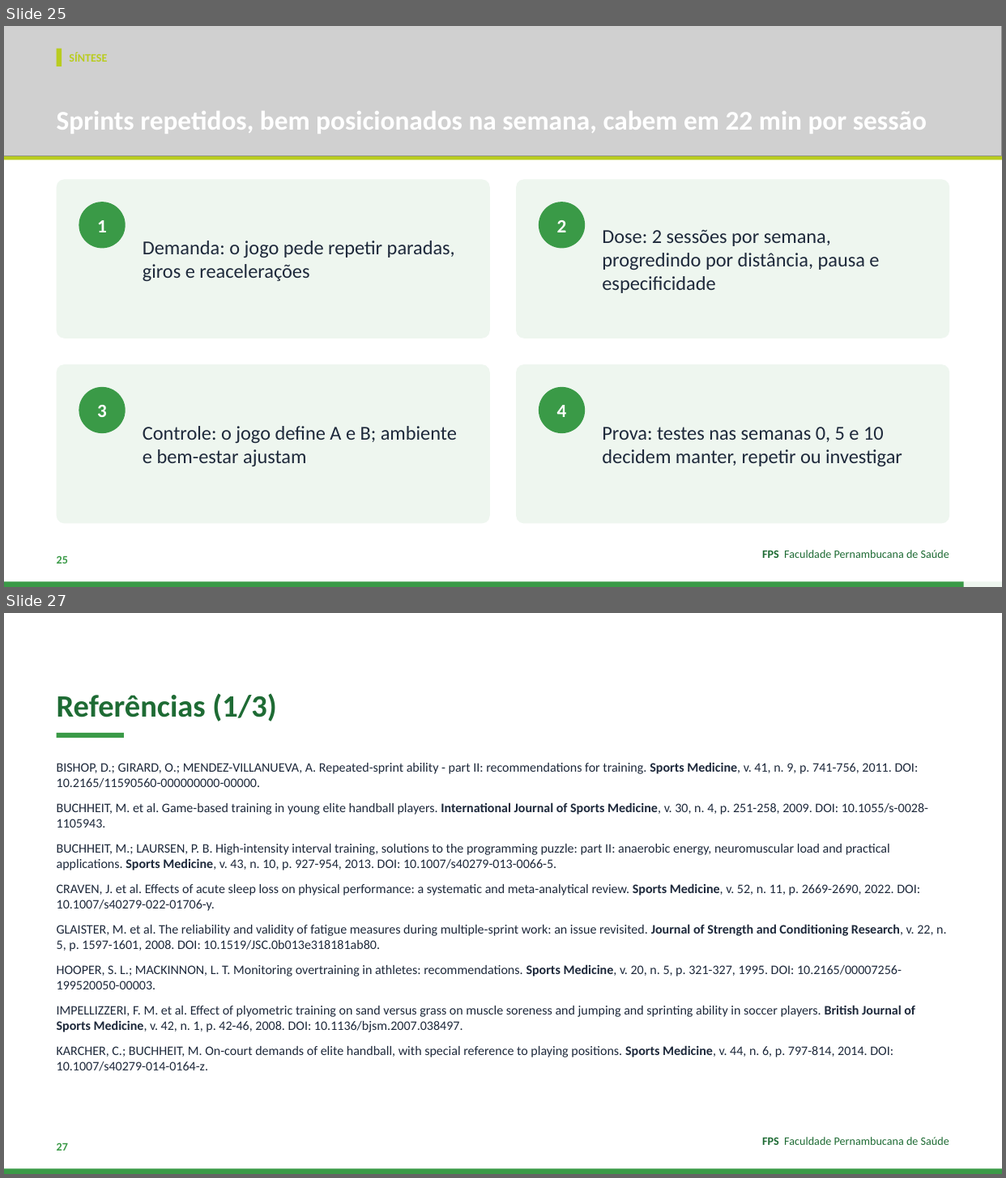
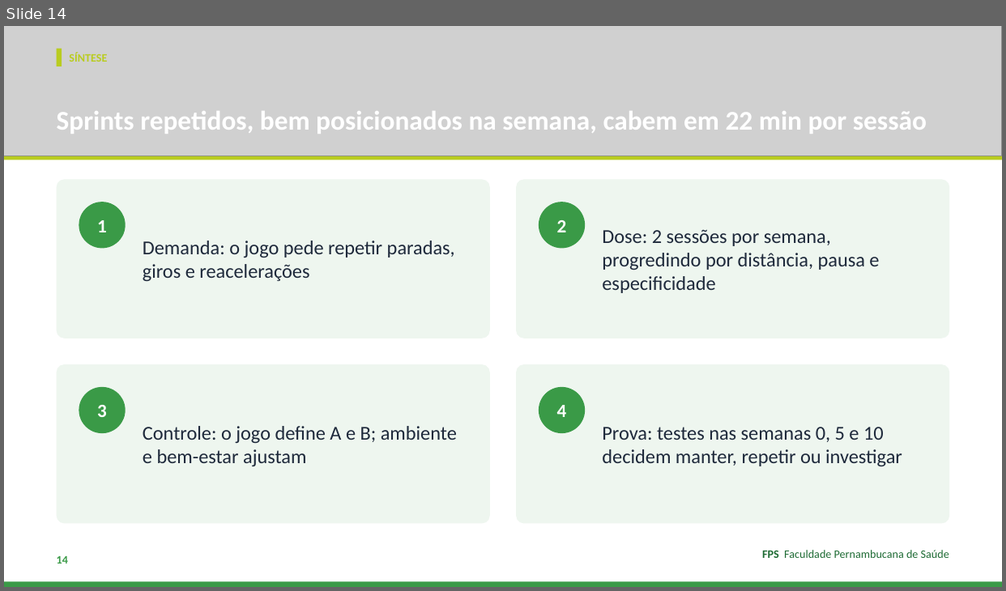
Before and after one commit to Institutomoraisandrade/CRM, a slide deck: trabalho-fps/trabalhos/2026-11-11-handebol-rsa/apresentacao.pptx. Shown one above the other, each under a label of ours: slides 25 and 27 before the commit, slide 14 after it; the slides between them are not shown. The pictures are 1006x1178 and 1006x591 pixels, drawn with LibreOffice and Linux fonts; fonts in the diff are those of the drawing; grey boxes stand for pictures. Boxes give left, top, right and bottom in pixels: in the first picture for what was removed or moved away, otherwise in the second. Text is boxed around its words. In the diff, an @@ line names an element or a change of style, - is before the commit and + after.

```diff
--- a/trabalho-fps/trabalhos/2026-11-11-handebol-rsa/apresentacao.pptx
+++ b/trabalho-fps/trabalhos/2026-11-11-handebol-rsa/apresentacao.pptx
@@ slide 27 removed at [4, 613, 1002, 1174], background #FFFFFF @@
@@ text removed at [57, 693, 276, 722] @@
-Referências (1/3)
@@ rectangle removed at [57, 733, 124, 738] @@
@@ text removed at [57, 762, 946, 1071] @@
-BISHOP, D.; GIRARD, O.; MENDEZ-VILLANUEVA, A. Repeated-sprint ability - part II: recommendations for training. Sports Medicine, v. 41, n. 9, p. 741-756, 2011. DOI: 10.2165/11590560-000000000-00000.
-BUCHHEIT, M. et al. Game-based training in young elite handball players. International Journal of Sports Medicine, v. 30, n. 4, p. 251-258, 2009. DOI: 10.1055/s-0028-1105943.
-BUCHHEIT, M.; LAURSEN, P. B. High-intensity interval training, solutions to the programming puzzle: part II: anaerobic energy, neuromuscular load and practical applications. Sports Medicine, v. 43, n. 10, p. 927-954, 2013. DOI: 10.1007/s40279-013-0066-5.
-CRAVEN, J. et al. Effects of acute sleep loss on physical performance: a systematic and meta-analytical review. Sports Medicine, v. 52, n. 11, p. 2669-2690, 2022. DOI: 10.1007/s40279-022-01706-y.
-GLAISTER, M. et al. The reliability and validity of fatigue measures during multiple-sprint work: an issue revisited. Journal of Strength and Conditioning Research, v. 22, n. 5, p. 1597-1601, 2008. DOI: 10.1519/JSC.0b013e318181ab80.
-HOOPER, S. L.; MACKINNON, L. T. Monitoring overtraining in athletes: recommendations. Sports Medicine, v. 20, n. 5, p. 321-327, 1995. DOI: 10.2165/00007256-199520050-00003.
-IMPELLIZZERI, F. M. et al. Effect of plyometric training on sand versus grass on muscle soreness and jumping and sprinting ability in soccer players. British Journal of Sports Medicine, v. 42, n. 1, p. 42-46, 2008. DOI: 10.1136/bjsm.2007.038497.
-KARCHER, C.; BUCHHEIT, M. On-court demands of elite handball, with special reference to playing positions. Sports Medicine, v. 44, n. 6, p. 797-814, 2014. DOI: 10.1007/s40279-014-0164-z.
@@ text removed at [57, 1143, 68, 1151] @@
-27
@@ text removed at [762, 1137, 949, 1145] @@
-FPS Faculdade Pernambucana de Saúde
@@ rectangle removed at [4, 1169, 1002, 1174] @@
@@ what was slide 25 is now slide 14 @@
@@ slide 14 changed as well @@
@@ text at [57, 557, 68, 564]: text changed @@
-25
+14
@@ rectangle: place and size @@
-rectangle at [4, 582, 964, 587]
+rectangle at [4, 582, 1002, 587]
@@ rectangle removed at [4, 582, 1002, 587] @@
```
Also in this commit, not shown: 12 other slides changed, 1 slide added, 14 other slides removed, 4 other files.
